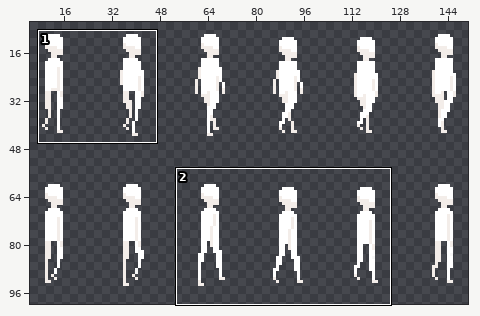
One commit to this sprite sheet: Assets/Resources/Player/WalkAnimation/BackAngledWalk.png. Above: a wide view before the commit, with the close-up outlined.
Close-up. First the earlier version:
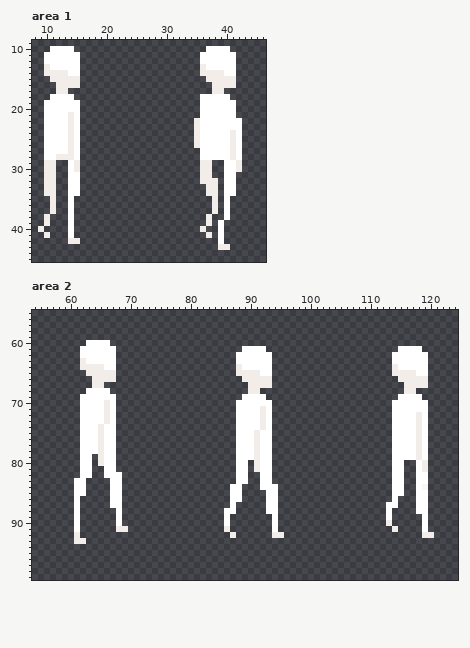
The file is 156x100 pixels. Pixels under 10% opacity are left out. Colours within 5 levels of each other are drawn and written as one. Shown: area 1: x 8..46, y 9..45; area 2: x 54..124, y 55..99. The wide view leaves out empty margins. The commit also changed other parts of the picture, which this record leaves out.
After:
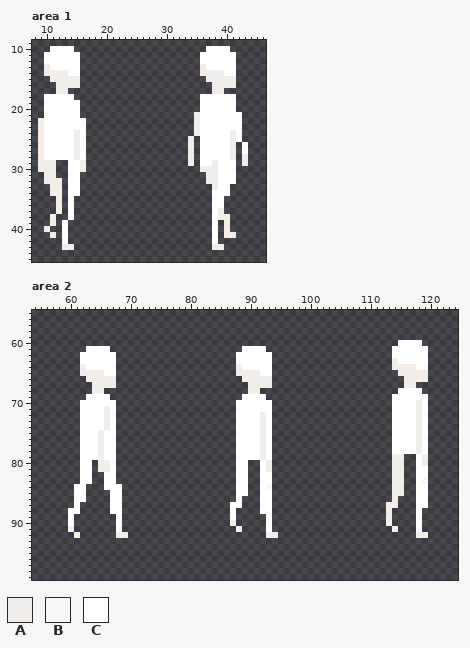
Palette (. is transparent): A #f3ede9  B #f7f7f7  C #ffffff
Edits made:
Changed rows in their new state; - is an unchanged pixel.
Area 1:
first column x 9:
18 -C------------------------------C--
21 -----C--------------------A------C-
22 A----C-C---------------------------
23 A----C-C---------------------------
24 A----CAC---------------------------
25 A----CAC-----------------A.--------
26 A----CAC-----------------A.------.C
27 A----CAC-----------------A-------.C
28 A--CCCAC-----------------A-------.A
29 A-----CA-----------------A-CCAC--.A
30 A-----CA---------------------AC--.-
31 ---------------------------.-AC----
32 ---A-----------------------.--C----
33 -.-A------------------------.-C-.--
34 -.-A------------------------.CC-.--
35 --.A-------------------------CC.---
36 --.A-------------------------CC.---
37 --.A-------------------------CA.---
38 -.A-------------------------.CAA---
39 -.A-C.----------------------.C.A---
40 .A--C.---------------------.-C.A---
41 -.A-C.----------------------.C.AA--
42 ----C..----------------------C.----
43 ----AA-----------------------A-.---
Area 2:
first column x 60:
 60 ---....------------------------------------------------CCCC--
 61 --.----.----------------------------------------------C----C-
 63 --C---------------------------------------------------A------
 64 ---CCC-------------------------------------------------AAA---
 65 --A---CC----------------------------------------------.---AA-
 66 ---A---------------------------------------------------.-----
 67 ------AA--------------------------------------------------..-
 68 ---.AA.------------------------------------------------CCCC--
 69 --.----.----------------------------------------------C----C-
 70 ------C---------------------------------------------------A--
 71 --------------------------------C-------------------------A--
 74 -----CA------------------------------------------------------
 75 -------------------------------CA----------------------------
 76 -------------------------------CA----------------------------
 77 -------------------------------CA----------------------------
 78 -------------------------------CA----------------------------
 79 ----C--------------------------CA---------------------AA..CA-
 80 ------A------------------------.-A--------------------AA-----
 81 -----AA------------------------.-A--------------------AA---C-
 82 --------.---------------------------------------------AA-----
 83 -.-C--C-.---------------------------------------------AA---B-
 84 ------C--------------------.-C---B.-------------------AA---C-
 85 ---------------------------.-C--C-.-------------------AA-----
 86 --C------------------------.----C-.-------------------A------
 87 ----------------------------C---C-.------------------AA------
 88 C------C------------------.-----C-.------------------A-----.-
 89 C.------------------------.C-----C.------------------A----C.-
 90 C.------------------------.A-----C.-----------------------C.-
 91 A.------C.----------------.-A----C.-----------------------C.-
 92 --------AA-----------------.-----A-.----------------------A-.
 93 -..----------------------------------------------------------
Where, in picture pixels (left, top, right, bottom), the same in both close-ups:
changed: (38, 94, 86, 250)
changed: (188, 94, 248, 250)
changed: (80, 340, 116, 430)
changed: (392, 340, 428, 412)
changed: (224, 406, 284, 538)
changed: (68, 454, 128, 544)
changed: (386, 454, 434, 538)
